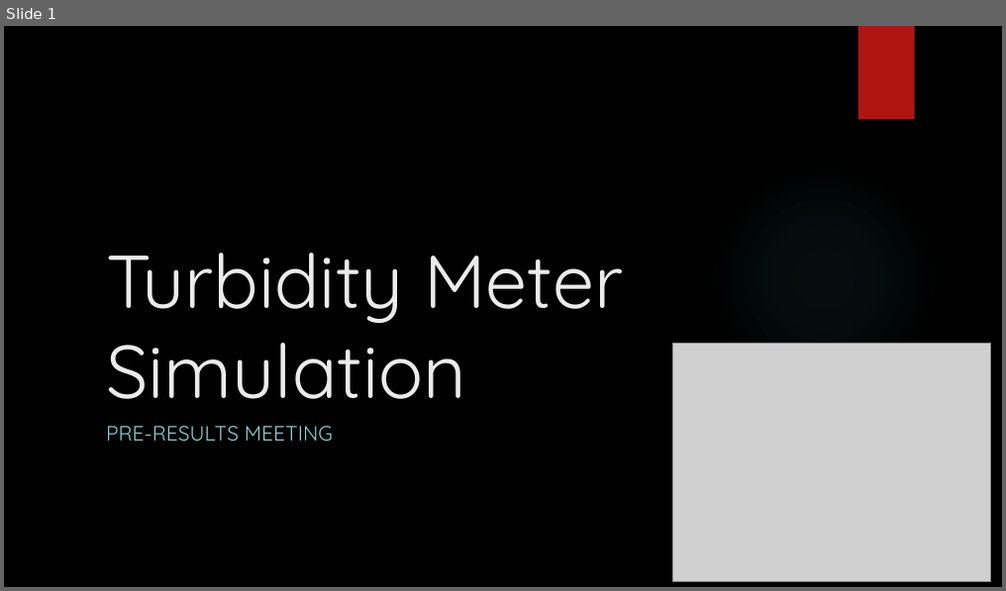
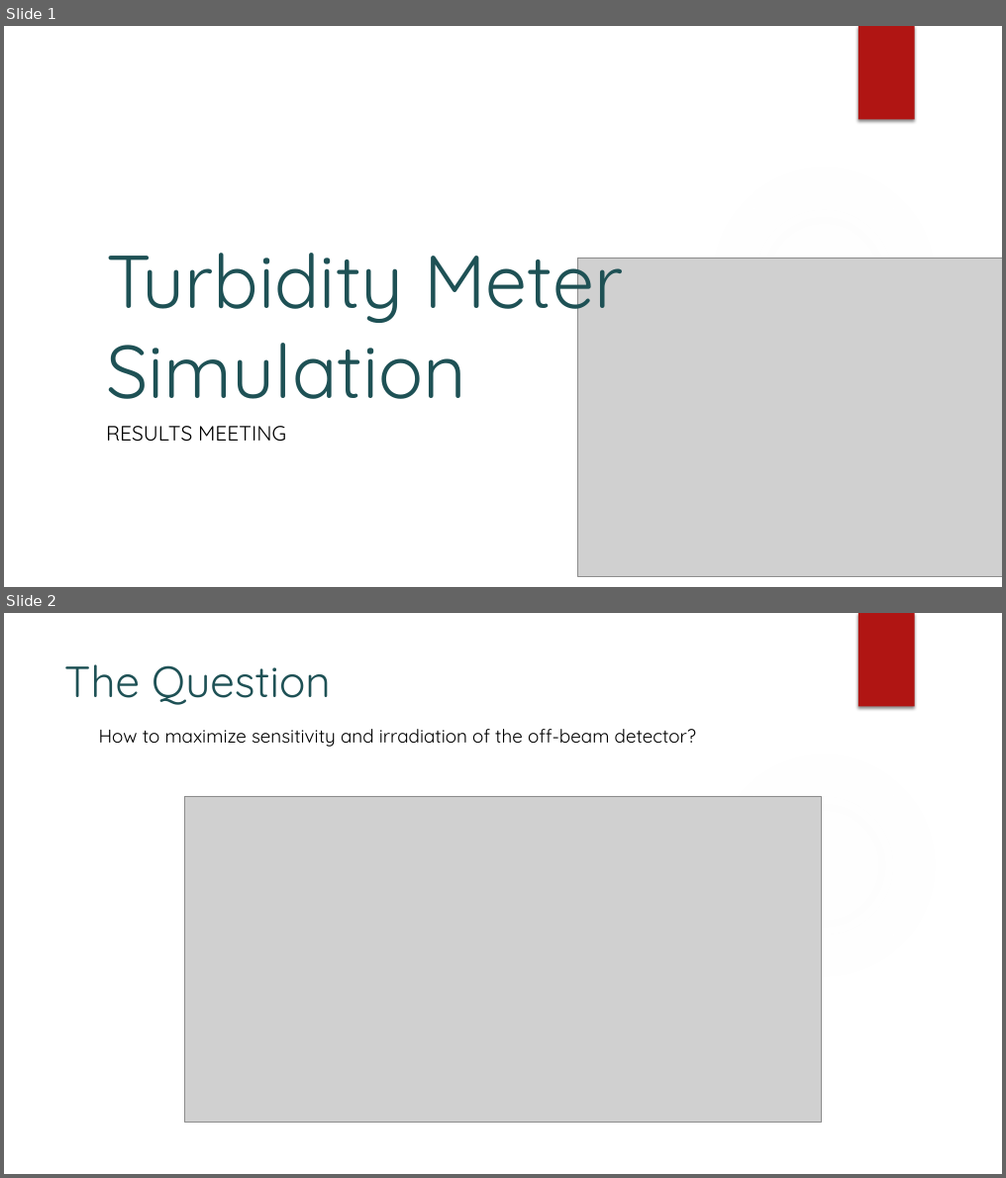
Before and after one commit to KAANVOLKAN05/GPGPU_Research, a slide deck: TurbidityMeterStudy/MonteCarloProj/Presentation for West River.pptx. Shown one above the other, each under a label of ours: slide 1 before the commit, slides 1 and 2 after it. The pictures are 1006x591 and 1006x1178 pixels, drawn with LibreOffice and Linux fonts; fonts in the diff are those of the drawing; grey boxes stand for pictures; background and template pictures are left out. Boxes give left, top, right and bottom in pixels: in the first picture for what was removed or moved away, otherwise in the second. Text is boxed around its words. In the diff, an @@ line names an element or a change of style, - is before the commit and + after.

```diff
--- a/TurbidityMeterStudy/MonteCarloProj/Presentation for West River.pptx
+++ b/TurbidityMeterStudy/MonteCarloProj/Presentation for West River.pptx
@@ slide 2 added at <box>4,613,1002,1174</box>, background #FFFFFF; not listed: 2 template elements that a slide beside it also shows @@
@@ title added at <box>64,664,331,705</box>, 42 pt, text #1E5155 @@
+The Question
@@ text added at <box>99,729,696,747</box>, 18 pt, text #000000 @@
+How to maximize sensitivity and irradiation of the off-beam detector?
@@ picture added at <box>185,796,822,1123</box> @@
@@ slide 1 changed as well @@
@@ background picture (left out) to #FFFFFF @@
@@ title "Turbidity Meter Simulation" at <box>106,253,623,399</box>: text colour #EBEBEB to #1E5155 @@
@@ ellipse at <box>709,163,939,393</box>: fill gradient #50B9C1 to gradient #F3F3F3 @@
@@ picture: place and size @@
-picture at <box>673,344,991,581</box>
+picture at <box>578,258,1002,576</box>
@@ subtitle at <box>106,426,286,442</box>: text changed; text colour #8AD0D6 to #000000 @@
-PRE-RESULTS MEETING
+RESULTS MEETING
```
Also in this commit, not shown: 24 other slides changed, 18 other slides added, 1 slide removed.
